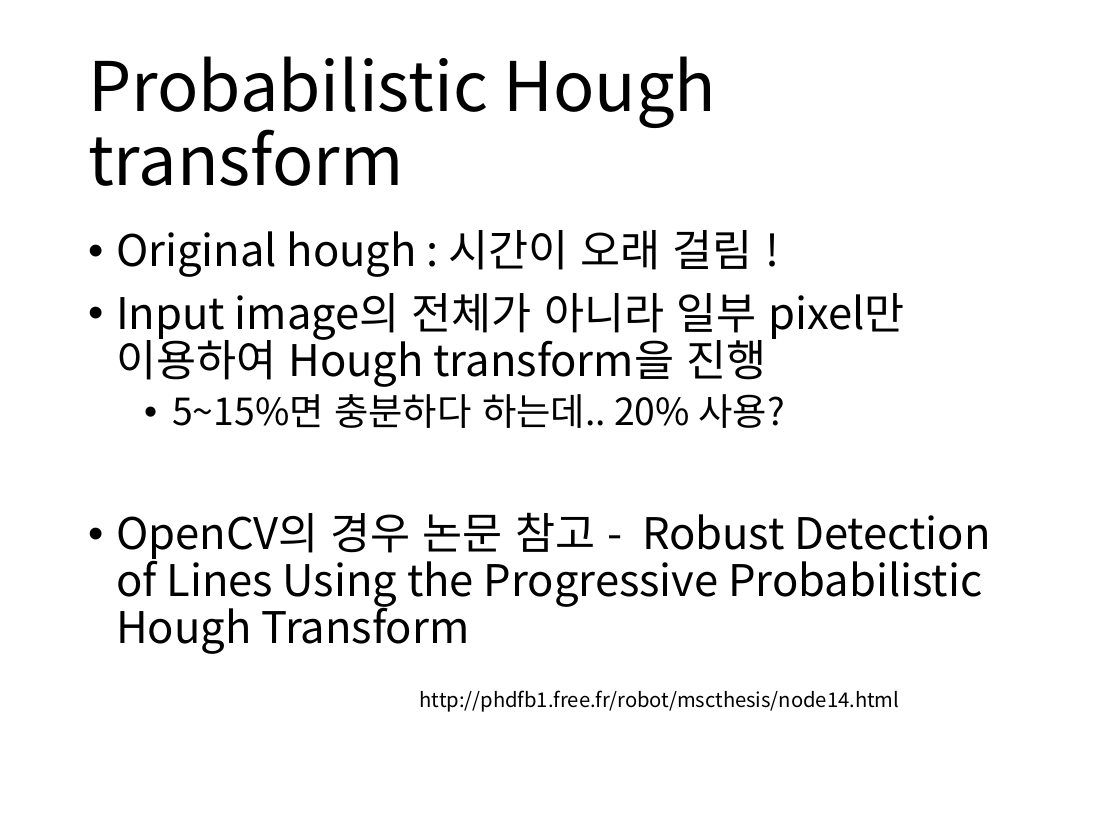
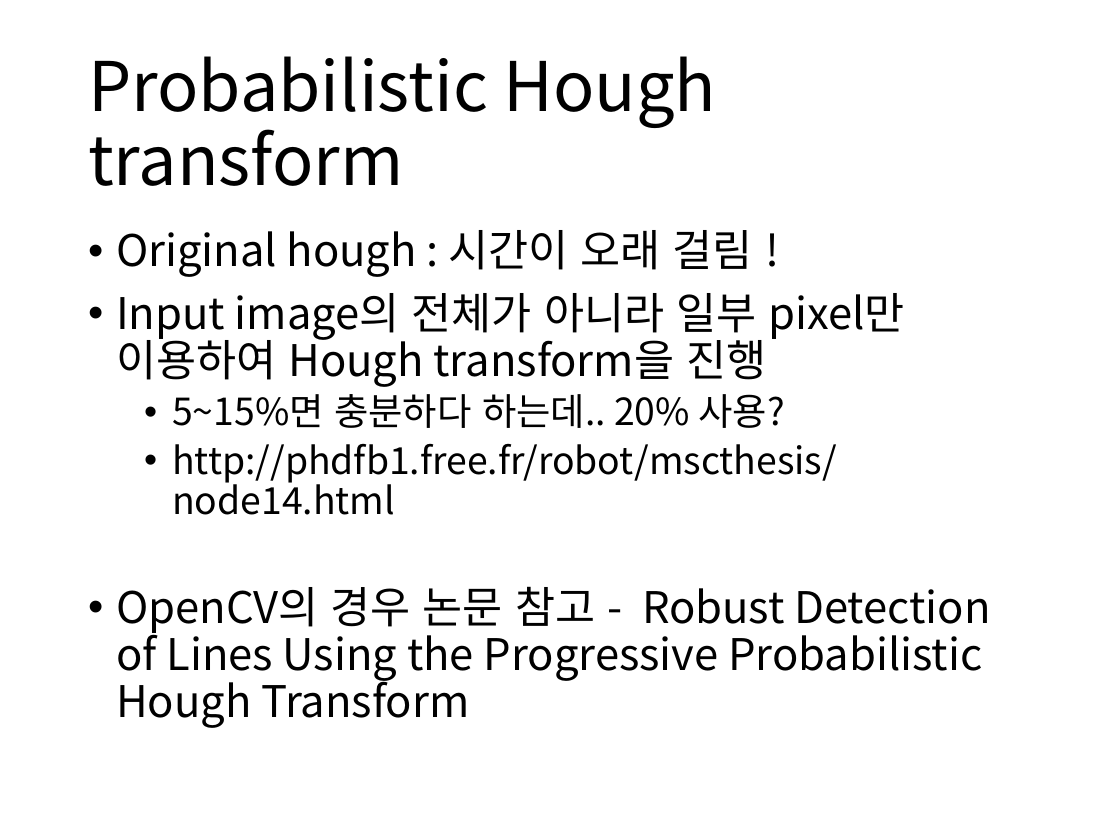
Before and after one commit to boy1089/MyProject, a slide deck: slide 12 of hough transform/hough transform ver1.pptx. Drawn at 1120x840 pixels with LibreOffice and Linux fonts; fonts in the diff are those of the drawing. Boxes give left, top, right and bottom in pixels: in the first picture for what was removed or moved away, otherwise in the second. Text is boxed around its words. In the diff, an @@ line names an element or a change of style, - is before the commit and + after.

```diff
--- a/hough transform/hough transform ver1.pptx
+++ b/hough transform/hough transform ver1.pptx
@@ text at (172,444,837,515): paragraph added @@
+  • http://phdfb1.free.fr/robot/mscthesis/node14.html
@@ text removed at (420,690,900,712) @@
-http://phdfb1.free.fr/robot/mscthesis/node14.html
```
Also in this commit, not shown: 1 other slide changed, 7 other files.
